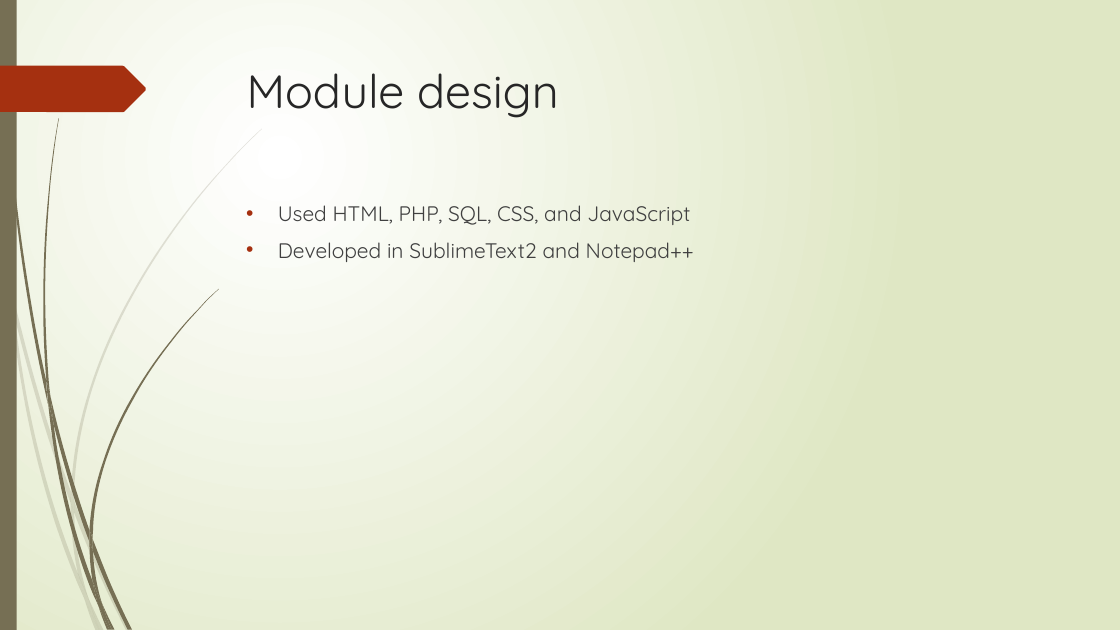
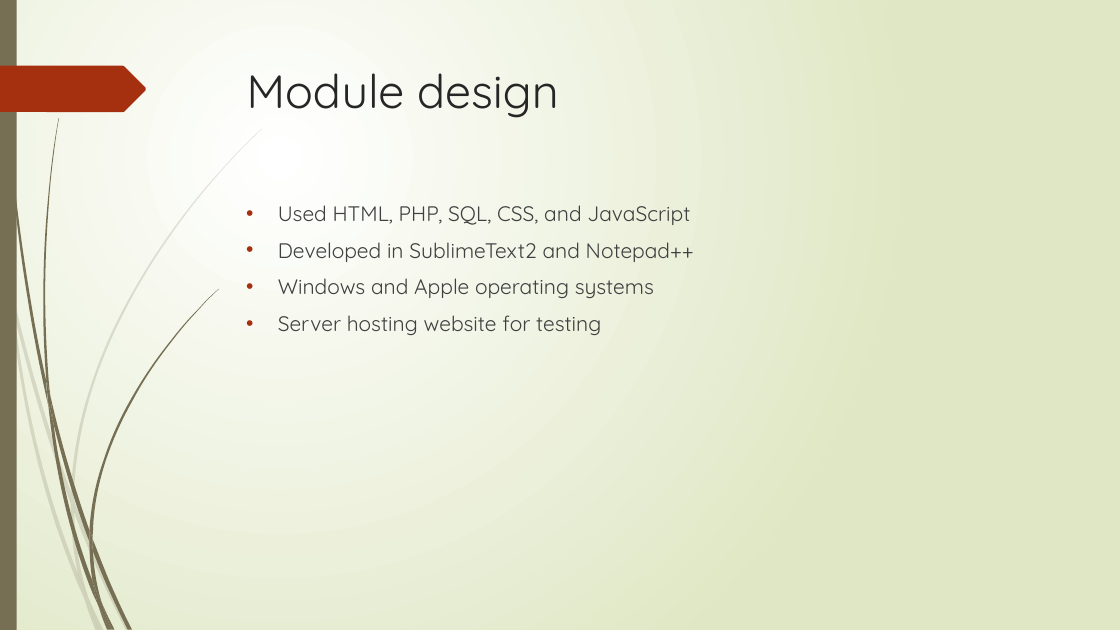
Before and after one commit to cs480GroupCAKE/PIEWebsite, a slide deck: slide 6 of Presentation/Presentation Two/PresentationRevised.pptx (slide 5 before the commit). Drawn at 1120x630 pixels with LibreOffice and Linux fonts; fonts in the diff are those of the drawing. Boxes give left, top, right and bottom in pixels: in the first picture for what was removed or moved away, otherwise in the second. Text is boxed around its words. In the diff, an @@ line names an element or a change of style, - is before the commit and + after.

Commit message:
updated presentation

```diff
--- a/Presentation/Presentation Two/PresentationRevised.pptx
+++ b/Presentation/Presentation Two/PresentationRevised.pptx
@@ text at (278, 278, 654, 335): paragraphs added @@
+• Windows and Apple operating systems
+• Server hosting website for testing
```
Also in this commit, not shown: 1 other slide changed, 1 other file.
